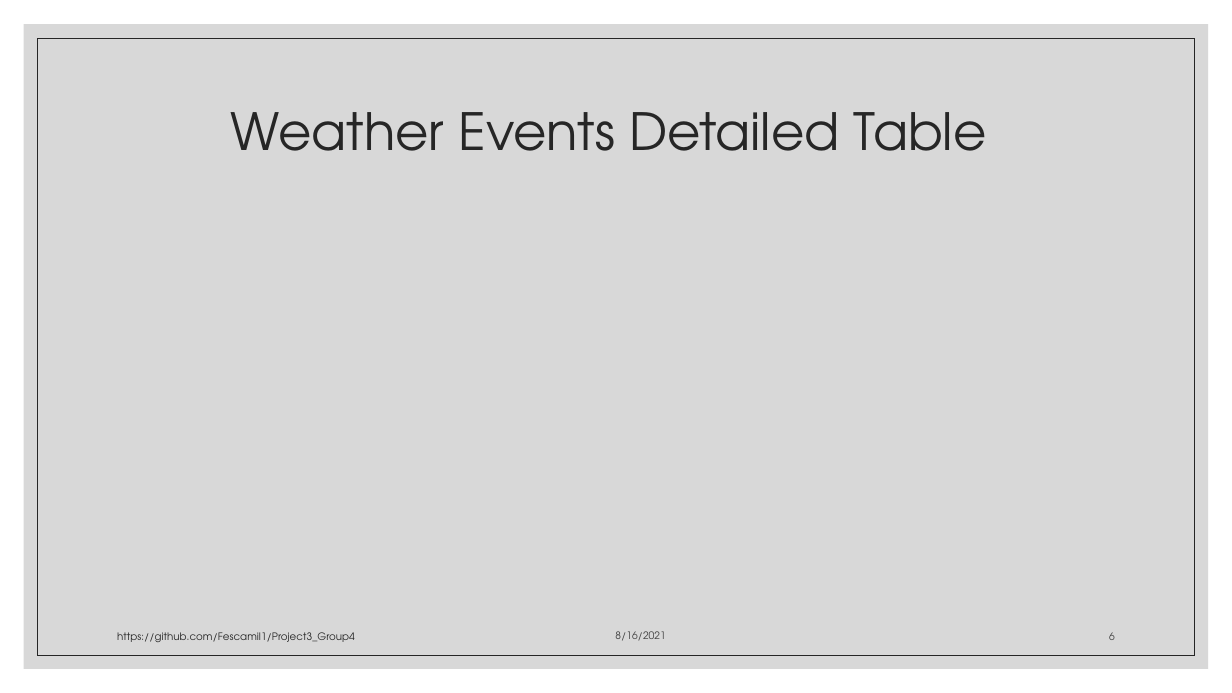
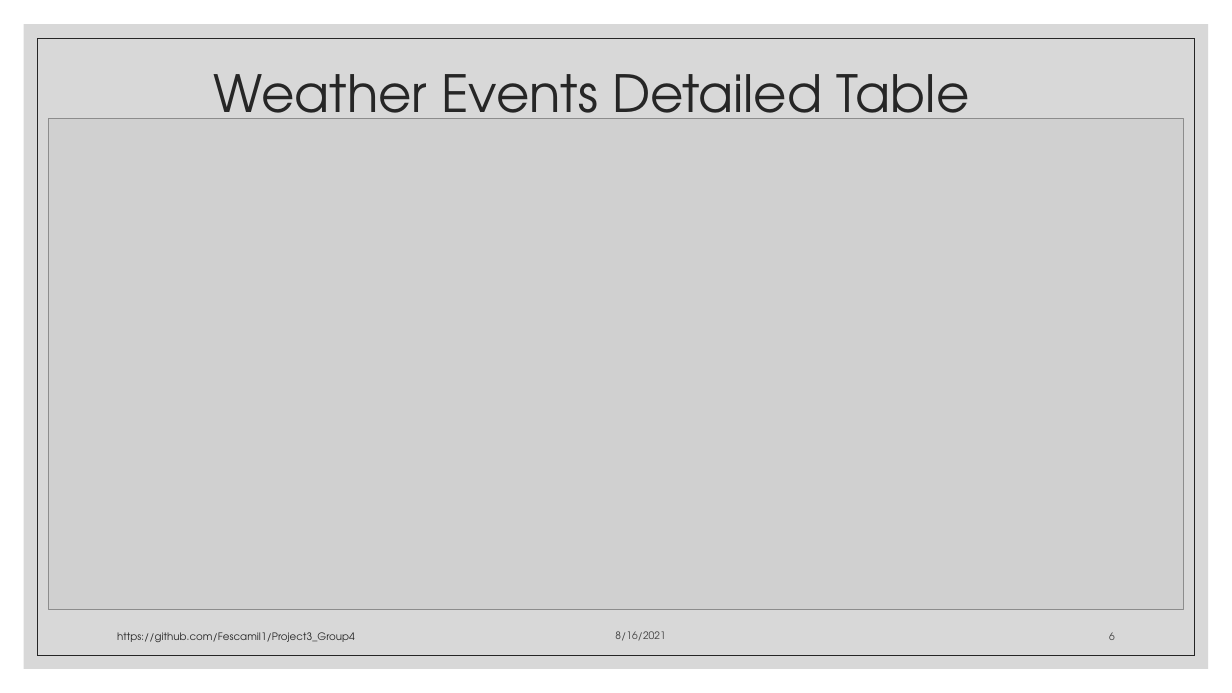
Before and after one commit to Fescamil1/Project3_Group4, a slide deck: slide 6 of Presentation.pptx. Drawn at 1232x693 pixels with LibreOffice and Linux fonts; fonts in the diff are those of the drawing; grey boxes stand for pictures. Boxes give left, top, right and bottom in pixels: in the first picture for what was removed or moved away, otherwise in the second. Text is boxed around its words. In the diff, an @@ line names an element or a change of style, - is before the commit and + after.

Commit message:
updated ppt presentation. Made changes to table and removed code that was creating errors

```diff
--- a/Presentation.pptx
+++ b/Presentation.pptx
@@ title "Weather Events Detailed Table" rewrapped from (231,112,987,151) to (214,74,970,119) @@
@@ picture added at (48,118,1184,609) @@
```
Also in this commit, not shown: 1 other slide changed, 2 other files.
